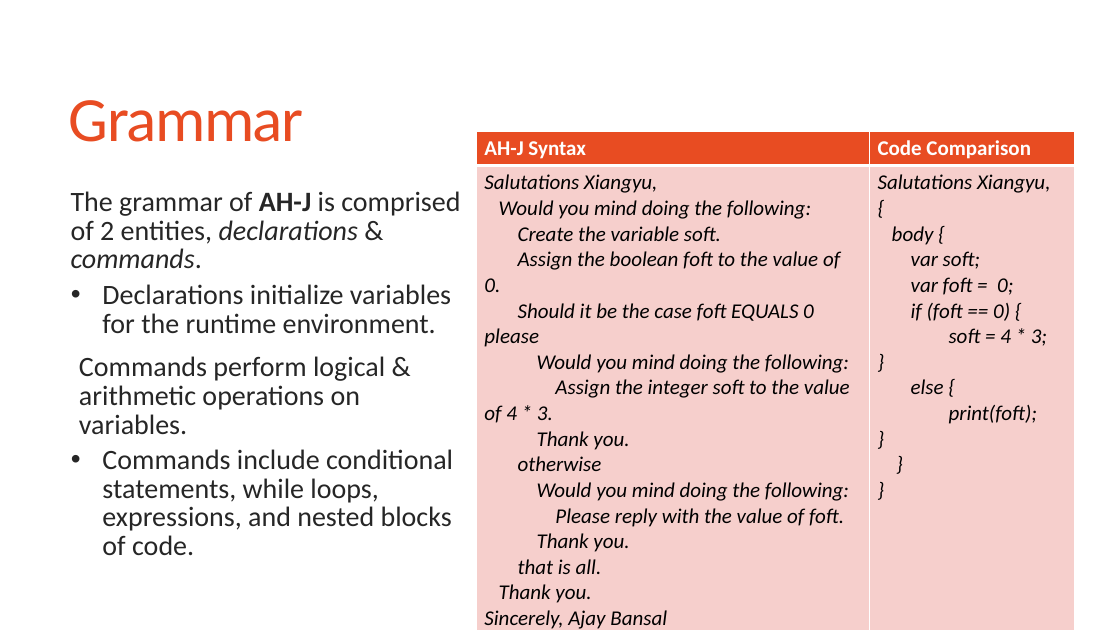
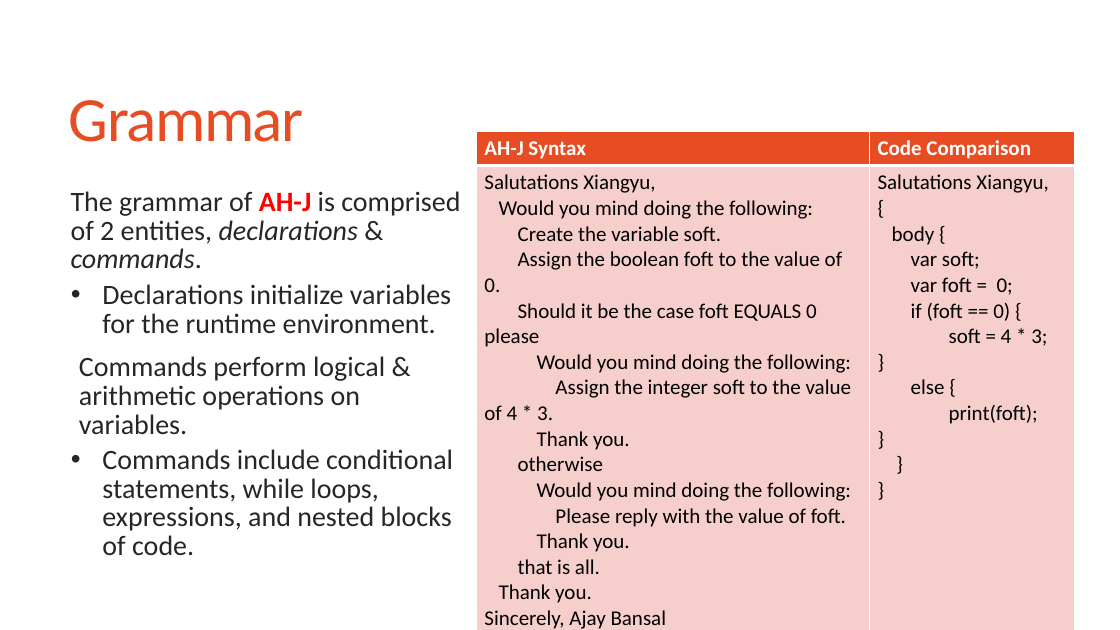
Before and after one commit to joshhewlett/SER502-Spring2018-Team-11, a slide deck: slide 4 of doc/Team11_Presentation.pptx. Drawn at 1120x630 pixels with LibreOffice and Linux fonts; fonts in the diff are those of the drawing. Boxes give left, top, right and bottom in pixels: in the first picture for what was removed or moved away, otherwise in the second. Text is boxed around its words. In the diff, an @@ line names an element or a change of style, - is before the commit and + after.

```diff
--- a/doc/Team11_Presentation.pptx
+++ b/doc/Team11_Presentation.pptx
@@ table at (476, 132, 1075, 630) @@
@@ italic off @@
@@ text at (71, 191, 460, 268): text colour #262626 to #FF0000 in "AH-J" @@
```
Also in this commit, not shown: 4 other slides changed, 1 slide added.
